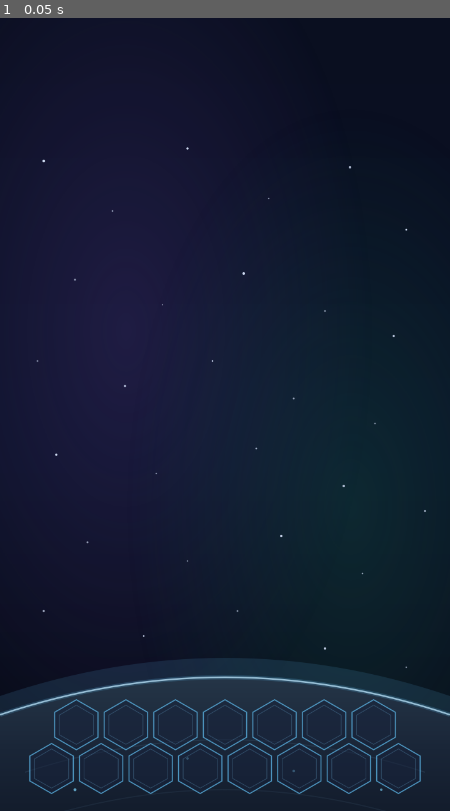
Above: before the commit, frame 1.
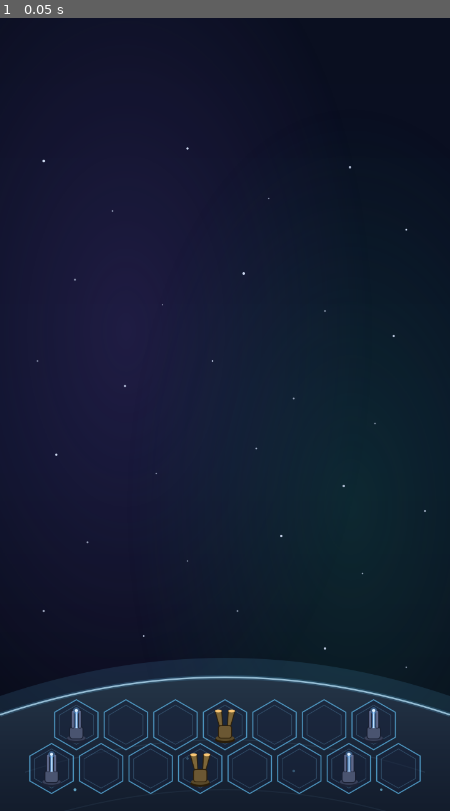
Above: after the commit, the same moment.

Repository: CedThen/space-defense
Game: Godot game, scene res://scenes/game/battle.tscn
Same seed, same stepped clock (60 frames per second), same inputs: the game is played once before the commit and once after it. This scene is started directly instead of the project's main scene.
Inputs:
- Up to frame 1 (0.05 s): no input

The runs differ from the first frame. In frame 1, 0.6% of the frame differs, in the area x 9-86%, y 86-97%.

Commit message:
Complete Defense -> Structure rename; add enemy/wave scaffolding
- Rename Defense/DefenseDef -> Structure/StructureDef (scripts, scene, resources, RunState.placed_structures)
- Add EnemyDef resource and WaveSpawner (spawns from top on a timer)
- GameManager spawns structures; Structure scans "enemies" group and fires
- Docs updated to Structure terminology + siege/data-driven enemy model

Co-Authored-By: Claude Opus 4.8 <noreply@anthropic.com>

Diff:
--- a/resources/defenses/flak_cannon.tres
+++ b/resources/defenses/flak_cannon.tres
@@ -1,10 +1,10 @@
-[gd_resource type="Resource" script_class="DefenseDef" format=3 uid="uid://c2veqnvbewrdp"]
+[gd_resource type="Resource" script_class="StructureDef" format=3 uid="uid://c2veqnvbewrdp"]
 
-[ext_resource type="Script" uid="uid://o5qgjwua6ib0" path="res://scripts/resources/defense_def.gd" id="1_bjw5o"]
+[ext_resource type="Script" uid="uid://o5qgjwua6ib0" path="res://scripts/resources/structure_def.gd" id="1_gxyyi"]
 [ext_resource type="Texture2D" uid="uid://hxffu2cdhux7" path="res://assets/sprites/defenses/flak_cannon.svg" id="2_gxyyi"]
 
 [resource]
-script = ExtResource("1_bjw5o")
+script = ExtResource("1_gxyyi")
 display_name = "Flak Cannon"
 texture = ExtResource("2_gxyyi")
 cost_material = 150
--- a/resources/defenses/railgun.tres
+++ b/resources/defenses/railgun.tres
@@ -1,10 +1,10 @@
-[gd_resource type="Resource" script_class="DefenseDef" format=3 uid="uid://b0jo1jftkugsw"]
+[gd_resource type="Resource" script_class="StructureDef" format=3 uid="uid://b0jo1jftkugsw"]
 
-[ext_resource type="Script" uid="uid://o5qgjwua6ib0" path="res://scripts/resources/defense_def.gd" id="1_udsyk"]
+[ext_resource type="Script" uid="uid://o5qgjwua6ib0" path="res://scripts/resources/structure_def.gd" id="1_o03xv"]
 [ext_resource type="Texture2D" uid="uid://bolmlfbsovk3p" path="res://assets/sprites/defenses/railgun.svg" id="2_o03xv"]
 
 [resource]
-script = ExtResource("1_udsyk")
+script = ExtResource("1_o03xv")
 display_name = "Railgun"
 texture = ExtResource("2_o03xv")
 cost_material = 100
--- a/scenes/game/battle.tscn
+++ b/scenes/game/battle.tscn
@@ -3,6 +3,12 @@
 [ext_resource type="Texture2D" uid="uid://61jyvoysjd5d" path="res://assets/backgrounds/space_field.svg" id="1_07g06"]
 [ext_resource type="Texture2D" uid="uid://b2uo1uiwxx2wc" path="res://assets/backgrounds/planet_surface.svg" id="2_eadm2"]
 [ext_resource type="PackedScene" uid="uid://b8wjias6a3ee5" path="res://scenes/game/hex_grid.tscn" id="3_eadm2"]
+[ext_resource type="Script" uid="uid://cq8wtebhqej83" path="res://scripts/game/game_manager.gd" id="4_ef2rj"]
+[ext_resource type="PackedScene" uid="uid://btmgao04d8wg2" path="res://scenes/game/structure.tscn" id="5_kejiv"]
+[ext_resource type="Script" uid="uid://o5qgjwua6ib0" path="res://scripts/resources/structure_def.gd" id="6_8b6fr"]
+[ext_resource type="Resource" uid="uid://b0jo1jftkugsw" path="res://resources/defenses/railgun.tres" id="7_ibb2w"]
+[ext_resource type="Resource" uid="uid://c2veqnvbewrdp" path="res://resources/defenses/flak_cannon.tres" id="8_lughm"]
+[ext_resource type="Script" uid="uid://brod1o54uhxmv" path="res://scenes/game/wave_spawner.gd" id="9_kejiv"]
 
 [node name="Battle" type="Node2D" unique_id=835896855]
 
@@ -15,4 +21,17 @@
 centered = false
 
 [node name="HexGrid" parent="PlanetSurface" unique_id=562495360 instance=ExtResource("3_eadm2")]
+unique_name_in_owner = true
 position = Vector2(360, 231)
+
+[node name="GameManager" type="Node2D" parent="." unique_id=1001628109]
+script = ExtResource("4_ef2rj")
+structure_scene = ExtResource("5_kejiv")
+structure_defs = Array[ExtResource("6_8b6fr")]([ExtResource("7_ibb2w"), ExtResource("8_lughm")])
+
+[node name="WaveSpawner" type="Node2D" parent="." unique_id=986979582]
+unique_name_in_owner = true
+script = ExtResource("9_kejiv")
+
+[node name="Structures" type="Node2D" parent="." unique_id=1991451026]
+unique_name_in_owner = true
--- a/scenes/game/defense.tscn
+++ /dev/null
@@ -1,8 +0,0 @@
-[gd_scene format=3]
-
-[ext_resource type="Script" path="res://scripts/game/defense.gd" id="1_dfns"]
-
-[node name="Defense" type="Node2D"]
-script = ExtResource("1_dfns")
-
-[node name="Sprite2D" type="Sprite2D" parent="."]
--- /dev/null
+++ b/scenes/game/structure.tscn
@@ -0,0 +1,8 @@
+[gd_scene format=3 uid="uid://btmgao04d8wg2"]
+
+[ext_resource type="Script" uid="uid://ca5h038jkp4cc" path="res://scripts/game/structure.gd" id="1_arb4x"]
+
+[node name="Structure" type="Node2D" unique_id=1289746142]
+script = ExtResource("1_arb4x")
+
+[node name="Sprite2D" type="Sprite2D" parent="." unique_id=555554105]
--- /dev/null
+++ b/scenes/game/wave_spawner.gd
@@ -0,0 +1,38 @@
+class_name WaveSpawner
+extends Node
+
+## Spawns enemies on a timer when started. GameManager drives start()/stop().
+
+@export var enemy_scene: PackedScene
+@export var spawn_interval := 2.0
+@export var enemies_container: Node2D       # the "Enemies" node in battle.tscn
+
+var _timer := 0.0
+var _spawning := false
+var _viewport_w := 0.0
+
+func _ready() -> void:
+	_viewport_w = get_viewport().get_visible_rect().size.x
+
+func start() -> void:
+	_spawning = true
+	_timer = 0.0
+
+func stop() -> void:
+	_spawning = false
+
+func _process(delta: float) -> void:
+	if not _spawning:
+		return
+	_timer -= delta
+	if _timer <= 0.0:
+		_spawn_one()
+		_timer = spawn_interval
+
+func _spawn_one() -> void:
+	if enemy_scene == null or enemies_container == null:
+		return
+	var e := enemy_scene.instantiate()
+	enemies_container.add_child(e)
+	e.global_position = Vector2(randf_range(32.0, _viewport_w - 32.0), -32.0)
+	e.add_to_group("enemies")
--- a/scenes/home/home.tscn
+++ b/scenes/home/home.tscn
@@ -1,3 +1,7 @@
 [gd_scene format=3 uid="uid://dyjfxb36ls4kw"]
 
 [node name="Home" type="Node2D" unique_id=7824916]
+
+[node name="CanvasLayer" type="Control" parent="." unique_id=1805555156]
+layout_mode = 3
+anchors_preset = 0
--- a/scripts/game/game_manager.gd
+++ b/scripts/game/game_manager.gd
@@ -1,40 +1,37 @@
 extends Node
 
-@export var base_hp: int = 20
-@export var enemy_scene: PackedScene
-@export var spawn_interval: float = 2.0
+@export var structure_scene: PackedScene
+@export var structure_defs: Array[StructureDef]   # railgun.tres, flak_cannon.tres, ...
 
-var _hp: int
-var _spawn_timer: float = 0.0
-var _viewport_size: Vector2
+@onready var hex_grid: Node2D = %HexGrid
+@onready var structures: Node2D = %Structures
+@onready var wave_spawner: WaveSpawner = %WaveSpawner
 
 const DEFENSE_ART_RADIUS := 60.0   # defenses are drawn to a radius-60 hex, same as the tile
 
-signal base_hp_changed(new_hp: int)
-signal game_over
+func _ready() -> void:
+	RunState.start_run()
+	_prototype_populate()
+	# wave_spawner.start()   # uncomment once Enemy exists
 
-func _ready() -> void:
-	_hp = base_hp
-	_viewport_size = get_viewport().get_visible_rect().size
+func place_structure(cell: HexCell, def: StructureDef) -> void:
+	if cell.occupant != null or structure_scene == null:
+		return
+	RunState.add_structure(def.resource_path, cell.coords)
+	_spawn_structure(cell, def)
 
-func _process(delta: float) -> void:
-	_spawn_timer -= delta
-	if _spawn_timer <= 0.0:
-		_spawn_enemy()
-		_spawn_timer = spawn_interval
+func _spawn_structure(cell: HexCell, def: StructureDef) -> void:
+	var s := structure_scene.instantiate() as Structure
+	s.def = def
+	structures.add_child(s)
+	s.global_position = cell.global_position
+	s.scale = Vector2.ONE * (cell.size / DEFENSE_ART_RADIUS)
+	cell.occupant = s
 
-
-func _spawn_enemy() -> void:
-	if not enemy_scene:
+func _prototype_populate() -> void:
+	if structure_defs.is_empty():
 		return
-	var e := enemy_scene.instantiate()
-	add_child(e)
-	e.position = Vector2(randf_range(32.0, _viewport_size.x - 32.0), -32.0)
-	e.add_to_group("enemies")
-	e.reached_bottom.connect(_on_enemy_reached_bottom)
-
-func _on_enemy_reached_bottom() -> void:
-	_hp -= 1
-	base_hp_changed.emit(_hp)
-	if _hp <= 0:
-		game_over.emit()
+	for child in hex_grid.get_children():
+		var cell := child as HexCell
+		if cell and cell.coords.x % 3 == 0:
+			place_structure(cell, structure_defs[cell.coords.x % structure_defs.size()])
--- a/scripts/game/hex_cell.gd
+++ b/scripts/game/hex_cell.gd
@@ -11,7 +11,7 @@
 			_apply()
 
 var coords := Vector2i.ZERO
-var occupant: Node = null
+var occupant: Structure = null
 
 @onready var _sprite: Sprite2D = $Sprite2D
 @onready var _collision: CollisionPolygon2D = $CollisionPolygon2D
--- a/scripts/game/projectile.gd
+++ b/scripts/game/projectile.gd
@@ -17,3 +17,9 @@
 	if global_position.distance_to(_target.global_position) < 8.0:
 		_target.take_damage(_damage)
 		queue_free()
+
+#func _on_area_entered(area: Area2D) -> void:
+	#if area.is_in_group("enemies"):
+		#if area.has_method("take_damage"):
+			#area.take_damage(damage)
+		#queue_free()
--- a/scripts/game/defense.gd
+++ b/scripts/game/structure.gd
@@ -1,10 +1,11 @@
-class_name Defense
+class_name Structure
 extends Node2D
 
-## Autonomous defense. All stats come from its DefenseDef resource.
-## Scans the "enemies" group, fires at the nearest one in range on cooldown.
+## A placeable structure (weapon category for now). Stats come from its StructureDef.
+## Scans the "enemies" group, fires at the nearest in range. Behavior will split by
+## category (weapon/economy/support) into subclasses or components later.
 
-@export var def: DefenseDef
+@export var def: StructureDef
 
 @onready var _sprite: Sprite2D = $Sprite2D
 
--- /dev/null
+++ b/scripts/resources/enemy_def.gd
@@ -0,0 +1,17 @@
+class_name EnemyDef
+extends Resource
+
+@export var display_name: String = ""
+@export var texture: Texture2D
+@export var display_scale: float = 1.0    # tweak to size the sprite on screen
+
+@export var max_hp: float = 30.0
+@export var speed: float = 90.0
+
+@export var attack_damage: float = 5.0
+@export var attack_rate: float = 1.0      # attacks per second
+@export var attack_range: float = 80.0    # stops this far from the base, then attacks
+
+@export var reward: int = 5               # material on death
+
+# Later: race, resistances, behavior, projectile (ranged), render_mode (swarm/MultiMesh)
--- a/scripts/resources/defense_def.gd
+++ b/scripts/resources/structure_def.gd
@@ -1,7 +1,10 @@
-class_name DefenseDef
+class_name StructureDef
 extends Resource
 
+enum Category { WEAPON, ECONOMY, SUPPORT }
+
 @export var display_name: String = ""
+@export var category: Category = Category.WEAPON
 @export var texture: Texture2D
 @export var cost_material: int = 0
 @export var attack_range: float = 120.0
--- a/scripts/run/run_state.gd
+++ b/scripts/run/run_state.gd
@@ -12,7 +12,7 @@
 var material := 0
 var base_hp := 2000                  # placeholder starting hull
 # each entry: { "def_id": String, "coords": [x, y], "level": int }
-var placed_defenses: Array = []    # untyped on purpose — JSON loads come back untyped
+var placed_structures: Array = []    # untyped on purpose — JSON loads come back untyped
 # tech / powers / curses slot in here later
 
 # --- lifecycle ---
@@ -22,7 +22,7 @@
 	level = 1
 	material = 0
 	base_hp = 20
-	placed_defenses.clear()
+	placed_structures.clear()
 
 # --- material ---
 func can_afford(cost: int) -> bool:
@@ -44,15 +44,15 @@
 	base_hp = max(base_hp - amount, 0)
 	base_hp_changed.emit(base_hp)
 
-# --- placed defenses (the record; the board spawns the view) ---
-func add_defense(def_id: String, coords: Vector2i) -> void:
-	placed_defenses.append({ "def_id": def_id, "coords": [coords.x, coords.y], "level": 0 })
+# --- placed structures (the record; the board spawns the view) ---
+func add_structure(def_id: String, coords: Vector2i) -> void:
+	placed_structures.append({ "def_id": def_id, "coords": [coords.x, coords.y], "level": 0 })
 
-func remove_defense(coords: Vector2i) -> void:
-	for i in placed_defenses.size():
-		var c = placed_defenses[i]["coords"]
+func remove_structure(coords: Vector2i) -> void:
+	for i in placed_structures.size():
+		var c = placed_structures[i]["coords"]
 		if int(c[0]) == coords.x and int(c[1]) == coords.y:
-			placed_defenses.remove_at(i)
+			placed_structures.remove_at(i)
 			return
 
 # --- serialization ---
@@ -62,7 +62,7 @@
 		"level": level,
 		"material": material,
 		"base_hp": base_hp,
-		"placed_defenses": placed_defenses,
+		"placed_structures": placed_structures,
 	}
 
 func from_dict(d: Dictionary) -> void:
@@ -70,7 +70,7 @@
 	level = int(d.get("level", 1))        # JSON numbers parse as float — cast back
 	material = int(d.get("material", 0))
 	base_hp = int(d.get("base_hp", 20))
-	placed_defenses = d.get("placed_defenses", [])
+	placed_structures = d.get("placed_structures", [])
 
 # --- disk I/O ---
 func save_run() -> void:
Not shown, added: scenes/game/wave_spawner.gd.uid
Renamed: scripts/game/defense.gd.uid -> scripts/game/structure.gd.uid
Not shown, added: scripts/resources/enemy_def.gd.uid
Renamed: scripts/resources/defense_def.gd.uid -> scripts/resources/structure_def.gd.uid
Not shown, changed: docs/ARCHITECTURE.md
Not shown, changed: docs/ECONOMY_AND_CONTENT.md
